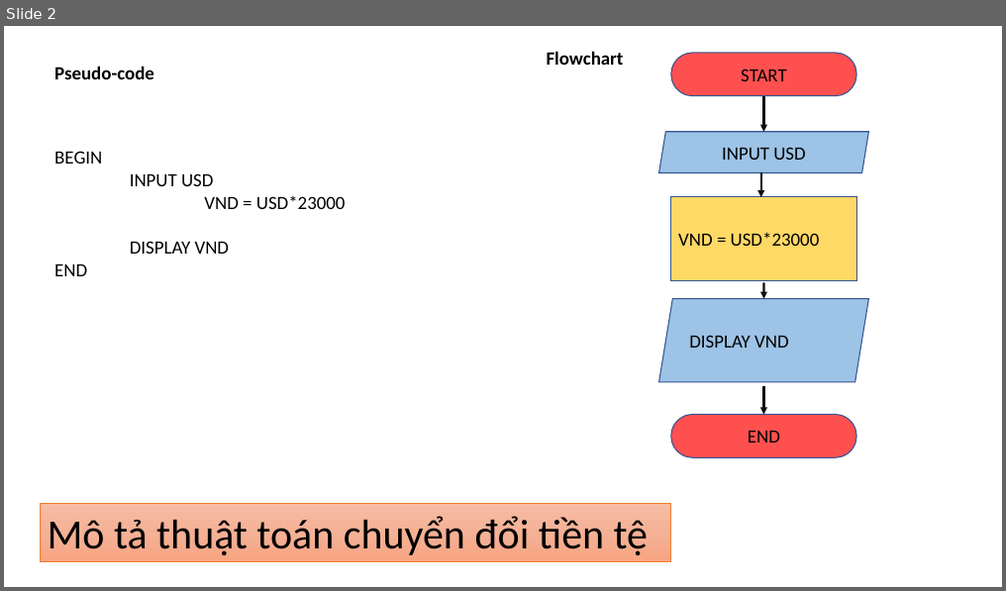
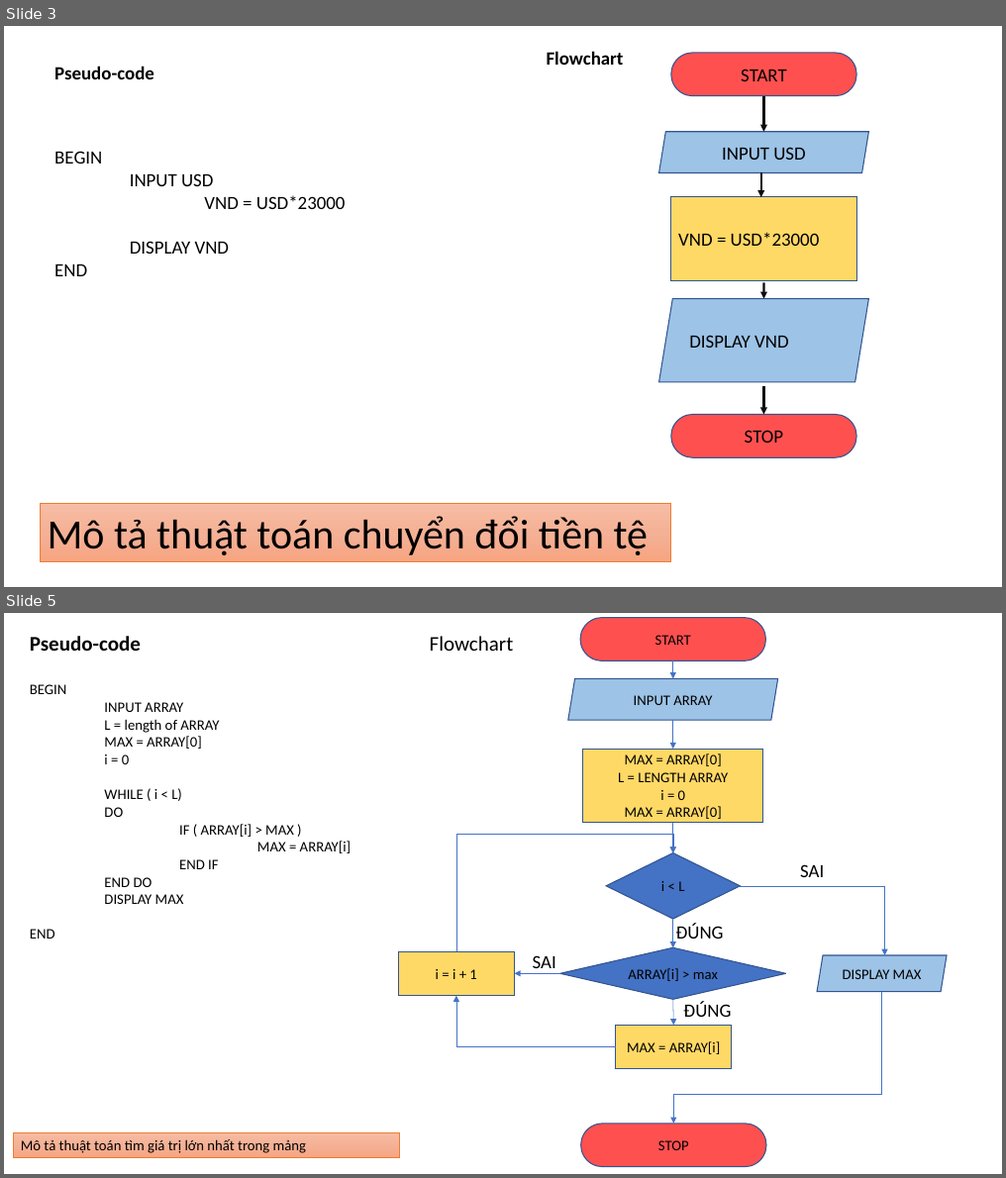
Before and after one commit to khoalyRikkei/JV-V1.1_Training_Program_Preparation, a slide deck: tren_lop/Bai_tap_1.pptx. Shown one above the other, each under a label of ours: slide 2 before the commit, slides 3 and 5 after it; the slides between them are not shown. The pictures are 1006x591 and 1006x1178 pixels, drawn with LibreOffice and Linux fonts; fonts in the diff are those of the drawing. Boxes give left, top, right and bottom in pixels: in the first picture for what was removed or moved away, otherwise in the second. Text is boxed around its words. In the diff, an @@ line names an element or a change of style, - is before the commit and + after.

```diff
--- a/tren_lop/Bai_tap_1.pptx
+++ b/tren_lop/Bai_tap_1.pptx
@@ slide 5 added at <box>4,613,1002,1174</box>, background #FFFFFF @@
@@ text added at <box>30,636,141,651</box>, 20 pt, text #000000, bold @@
+Pseudo-code
@@ text added at <box>430,636,514,651</box>, 20 pt, text #000000 @@
+Flowchart
@@ rounded rectangle added at <box>580,618,766,661</box>, fill #FF5050, outline #325491 1 pt, 14 pt, text #000000 @@
+START
@@ arrow added from (673, 661) to (673, 679), #4472C4 0.5 pt @@
@@ text added at <box>30,684,351,939</box>, 14 pt, text #000000 @@
+BEGIN
+INPUT ARRAY
+L = length of ARRAY
+MAX = ARRAY[0]
+i = 0
+WHILE ( i < L)
+DO
+IF ( ARRAY[i] > MAX )
+MAX = ARRAY[i]
+END IF
+END DO
+DISPLAY MAX
+END
@@ parallelogram added at <box>568,679,778,720</box>, fill #9DC3E6, outline #325491 1 pt, 14 pt, text #000000 @@
+INPUT ARRAY
@@ arrow added from (673, 720) to (673, 749), #4472C4 0.5 pt @@
@@ rectangle added at <box>583,749,764,823</box>, fill #FFD966, outline #325491 1 pt, 14 pt, text #000000 @@
+MAX = ARRAY[0]
+L = LENGTH ARRAY
+i = 0
+MAX = ARRAY[0]
@@ elbow arrow added from (456, 953) to (673, 854), #4472C4 0.5 pt @@
@@ arrow added from (673, 823) to (673, 854), #4472C4 0.5 pt @@
@@ diamond added at <box>606,854,740,919</box>, fill #4472C4, outline #325491 1 pt, 14 pt, text #000000 @@
+i < L
@@ text added at <box>800,864,824,877</box>, 18 pt, text #000000 @@
+SAI
@@ elbow arrow added from (740, 886) to (885, 956), #4472C4 0.5 pt @@
@@ arrow added from (673, 919) to (673, 948), #4472C4 0.5 pt @@
@@ text added at <box>676,923,724,939</box>, 18 pt, text #000000 @@
+ĐÚNG
@@ rectangle added at <box>399,953,515,996</box>, fill #FFD966, outline #325491 1 pt, 14 pt, text #000000 @@
+i = i + 1
@@ text added at <box>533,956,556,974</box>, 18 pt, text #000000 @@
+SAI
@@ diamond added at <box>560,948,786,999</box>, fill #4472C4, outline #325491 1 pt, 14 pt, text #000000 @@
+ARRAY[i] > max
@@ parallelogram added at <box>817,956,946,992</box>, fill #9DC3E6, outline #325491 1 pt, 14 pt, text #000000 @@
+DISPLAY MAX
@@ elbow arrow added from (616, 1048) to (456, 995), #4472C4 0.5 pt @@
@@ arrow added from (560, 973) to (515, 973), #4472C4 0.5 pt @@
@@ elbow arrow added from (882, 992) to (674, 1124), #4472C4 0.5 pt @@
@@ rectangle added at <box>616,1026,732,1069</box>, fill #FFD966, outline #325491 1 pt, 14 pt, text #000000 @@
+MAX = ARRAY[i]
@@ arrow added from (673, 999) to (674, 1026), #4472C4 0.5 pt @@
@@ text added at <box>683,1001,731,1017</box>, 18 pt, text #000000 @@
+ĐÚNG
@@ rectangle added at <box>13,1134,399,1158</box>, fill gradient #F7BDA5 to #F5B196 to #F8A582, outline #ED7D31 0.5 pt, 14 pt, text #000000 @@
+Mô tả thuật toán tìm giá trị lớn nhất trong mảng
@@ rounded rectangle added at <box>581,1124,767,1167</box>, fill #FF5050, outline #325491 1 pt, 14 pt, text #000000 @@
+STOP
@@ what was slide 2 is now slide 3 @@
@@ slide 3 changed as well @@
@@ text in rounded rectangle at <box>745,430,783,443</box>: text changed @@
-END
+STOP
```
Also in this commit, not shown: 2 other slides changed, 2 other slides added, 1 slide removed, 1 other file.
